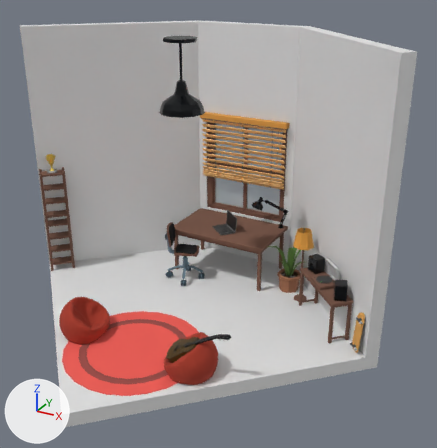
Two versions of the glTF model assets/models/homeoffice.glb, one commit apart.
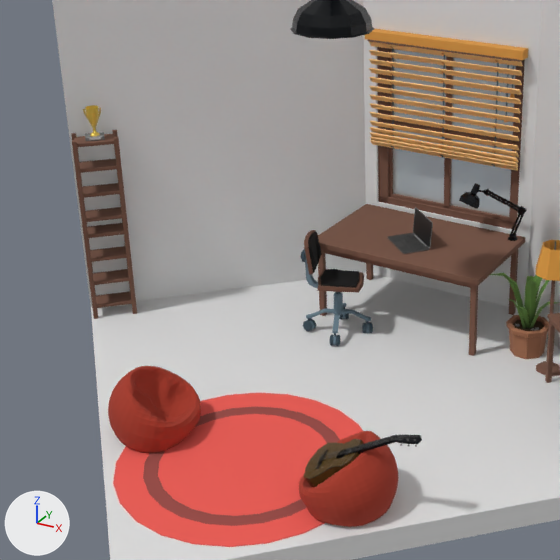
Old and new are each drawn whole from a camera (50 mm lens) standing at (4.36, -6.9, 4.94) and looking at (0.65, -0.15, 1.57) and again close up on the part from 0% to 70% of the width and 22% to 90% of the height. Every picture has the same lights, and +X, +Y and +Z are marked at lower left. Where no turn or scale is listed for an object, it has been applied to the vertices.

The scene before the commit, as lines of its bpy script (objects in view):
```python
me_ceilinglamp1 = bpy.data.meshes.new('CeilingLamp1')
me_ceilinglamp1.from_pydata(...)  # 205 vertices, 376 faces; spans x -0.315..0.315, y -0.315..0.315, z 2.978..4.0
# faces by material slot: [272, 104]
me_ceilinglamp1.materials.append(mat_metalceilinglamp1)  # black #01050b
me_ceilinglamp1.materials.append(mat_lightceilinglamp1)  # dark grey #636363
me_desk_chair_001 = bpy.data.meshes.new('Desk Chair.001')
me_desk_chair_001.from_pydata(...)  # 184 vertices, 352 faces; spans x -0.798..-0.214, y 0.466..1.006, z 0.392..0.948
# faces by material slot: [112, 50, 70, 120]
me_desk_chair_001.materials.append(mat_mat23)  # black #191919
me_desk_chair_001.materials.append(mat_mat16)  # blue #79909e
me_desk_chair_001.materials.append(mat_mat20_001)  # brown #795545
me_desk_chair_001.materials.append(mat_mat17)  # dark blue #455965
me_node_mesh_002 = bpy.data.meshes.new('Node-Mesh.002')
me_node_mesh_002.from_pydata(...)  # 1017 vertices, 2030 faces; spans x 0.573..1.265, y -1.735..-1.014, z 0.0..0.509
me_node_mesh_002.materials.append(mat_bean_bag)  # red #a63827
ob_binbag1 = bpy.data.objects.new('Binbag1', me_node_mesh_002)
ob_binbag1.location = (0.0, 0.0, 0.0)
ob_ceilinglampbottom = bpy.data.objects.new('CeilingLampBottom', me_ceilinglamp1)
ob_ceilinglampbottom.location = (0.0, 0.0, 0.0)
ob_deskchairtop = bpy.data.objects.new('DeskChairTop', me_desk_chair_001)
ob_deskchairtop.location = (0.0, 0.0, 0.0)
# also in view: 'StandingLamp' at (1.47, 1.03, 0.59); 'Plant' at (1.21, 1.21, 0.45); 'Table' at (0.0, 1.39, 0.39); 'Window' at (0.01, 2.04, 1.63); 'DeskChair' at (-0.48, 0.74, 0.19)
```
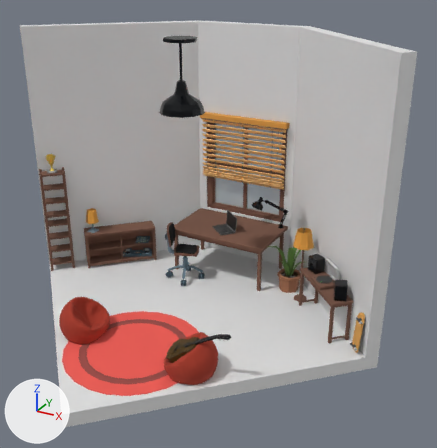
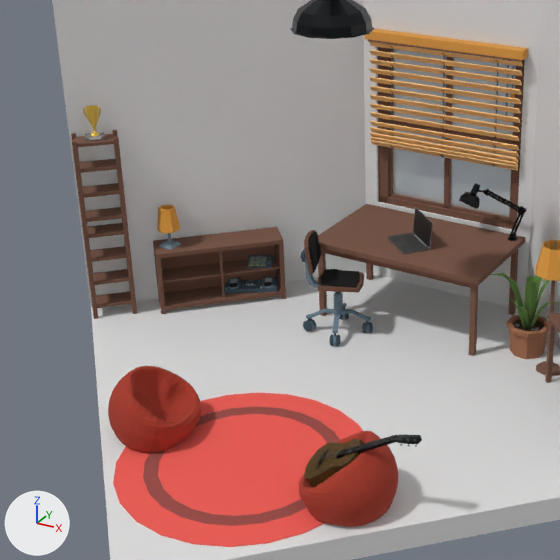
Where the newer file only moved an object's origin or applied its transform, the numbers keep the older frame.

What differs and where, as boxes (x1, y1, x2, y2) in the close-ups (560 x 560 px):
'Cabinet', added (brown): after (153, 227, 286, 314)
'Controller', added: after (225, 276, 277, 294)
    faces in mat_mat17_001 (dark blue #455965): (225, 276, 277, 294)
'lampRoundTable', added (orange): after (157, 205, 181, 250)
    faces in mat_lamp (orange #de9b3f): (157, 205, 180, 233)
    faces in mat_metal (blue #79909e): (159, 233, 181, 250)
'DrumMachine', added: after (247, 255, 274, 268)
    faces in mat_mat17_003 (dark blue #455965): (247, 255, 274, 268)
    faces in mat_mat16_003 (blue #79909e): (249, 256, 267, 265)

Edits to the bpy script that builds the scene:
```text
Add ob_drummachine:
    ob_drummachine = bpy.data.objects.new('DrumMachine', me_mesh2045103780)  # 944 vertices, 1776 faces; spans x -1.693..-1.386, y 0.873..1.176, z 0.333..0.377; in mat_mat17_003 (dark blue #455965), mat_mat12 (yellow #ffeb38), mat_mat21_003 (white #ffffff), mat_mat16_003 (blue #79909e), mat_mat13_001 (orange #ff9b00), mat_mat24_002 (white #ebf2f0), mat_mat8 (red #f53f30), mat_mat3 (cyan #81dfeb)
    ob_drummachine.location = (0.0, 0.0, 0.0)
Add ob_controller:
    ob_controller = bpy.data.objects.new('Controller', me_mesh933813175)  # 2160 vertices, 3824 faces; spans x -1.872..-1.34, y 0.719..1.165, z 0.081..0.156; in mat_mat13 (orange #ff9b00), mat_mat17_001 (dark blue #455965), mat_mat16_001 (blue #79909e), mat_mat23_002 (black #191919), mat_mat10 (green #4bb150), mat_mat15_001 (light grey #d0dadd), mat_mat25 (white #ebf2f0), mat_mat9 (green #8ec44b), mat_mat5_001 (blue #009ee6), mat_mat21 (white #ffffff), mat_mat4_001 (cyan #00bfd4)
    ob_controller.location = (0.0, 0.0, 0.0)
Add ob_lamproundtable:
    ob_lamproundtable = bpy.data.objects.new('lampRoundTable', me_lamproundtable_2)  # 40 vertices, 76 faces; spans x -2.236..-2.048, y 0.323..0.54, z 0.628..1.016; in mat_metal (blue #79909e), mat_lamp (orange #de9b3f)
    ob_lamproundtable.location = (0.0, 0.0, 0.0)
Add ob_cabinet:
    ob_cabinet = bpy.data.objects.new('Cabinet', me_cabinettelevision_3)  # 64 vertices, 132 faces; spans x -2.357..-1.276, y 0.205..1.285, z 0.001..0.628; in mat_wood_003 (brown #795545)
    ob_cabinet.location = (0.0, 0.0, 0.0)
```
